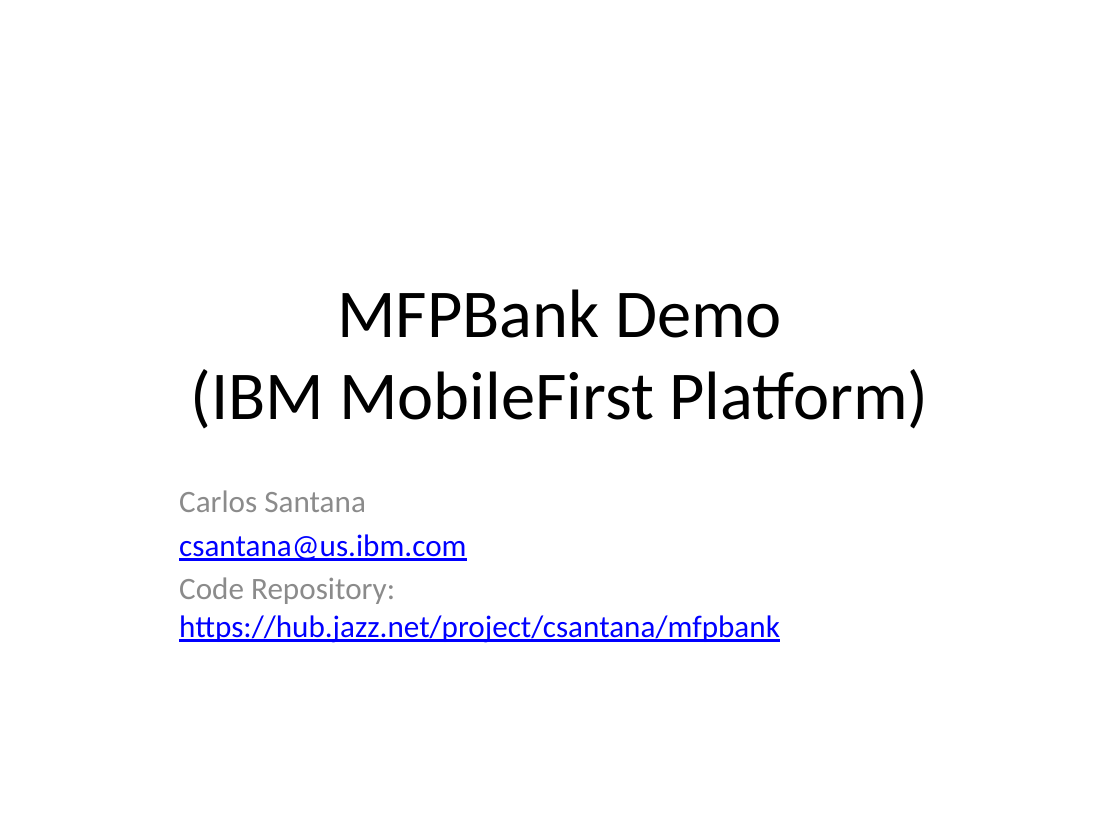
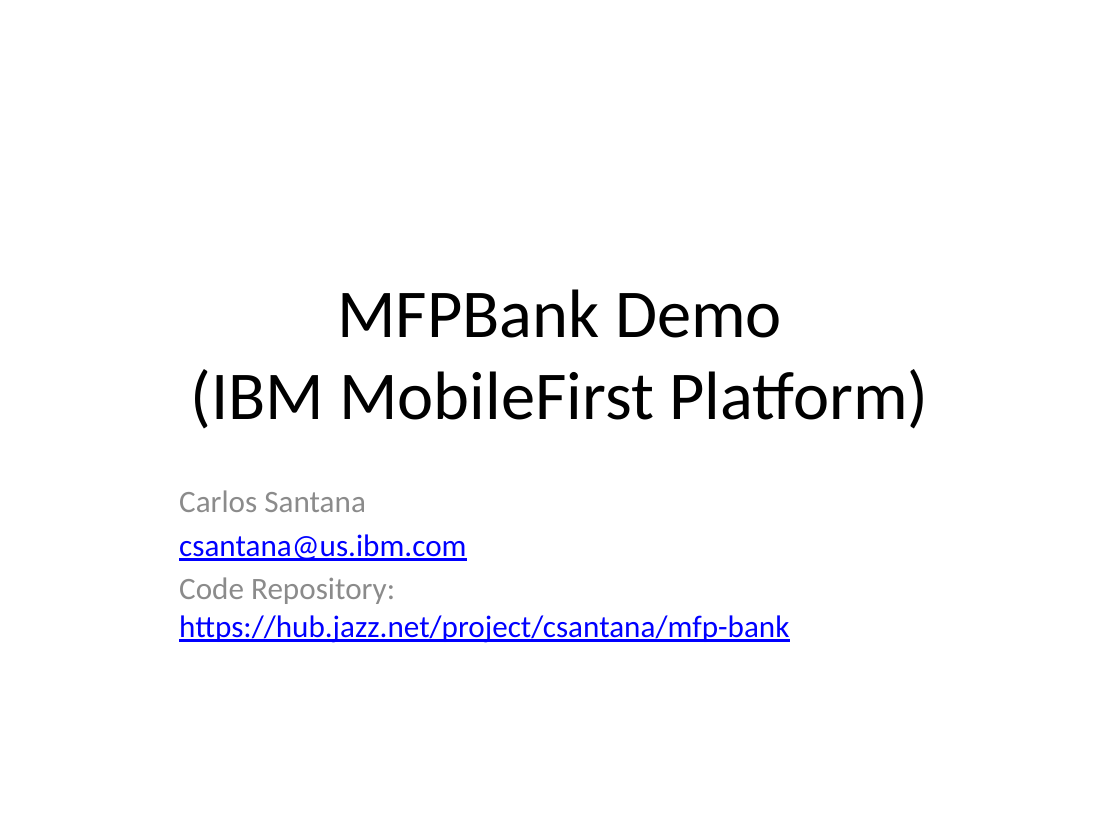
Before and after one commit to csantanapr/mfp-bank, a slide deck: slide 1 of MFPBankDemo.pptx. Drawn at 1120x840 pixels with LibreOffice and Linux fonts; fonts in the diff are those of the drawing. Boxes give left, top, right and bottom in pixels: in the first picture for what was removed or moved away, otherwise in the second. Text is boxed around its words. In the diff, an @@ line names an element or a change of style, - is before the commit and + after.

```diff
--- a/MFPBankDemo.pptx
+++ b/MFPBankDemo.pptx
@@ subtitle at (179,577,789,643): text changed @@
-Code Repository: https://hub.jazz.net/project/csantana/mfpbank
+Code Repository: https://hub.jazz.net/project/csantana/mfp-bank
```
Also in this commit, not shown: 1 other file.
